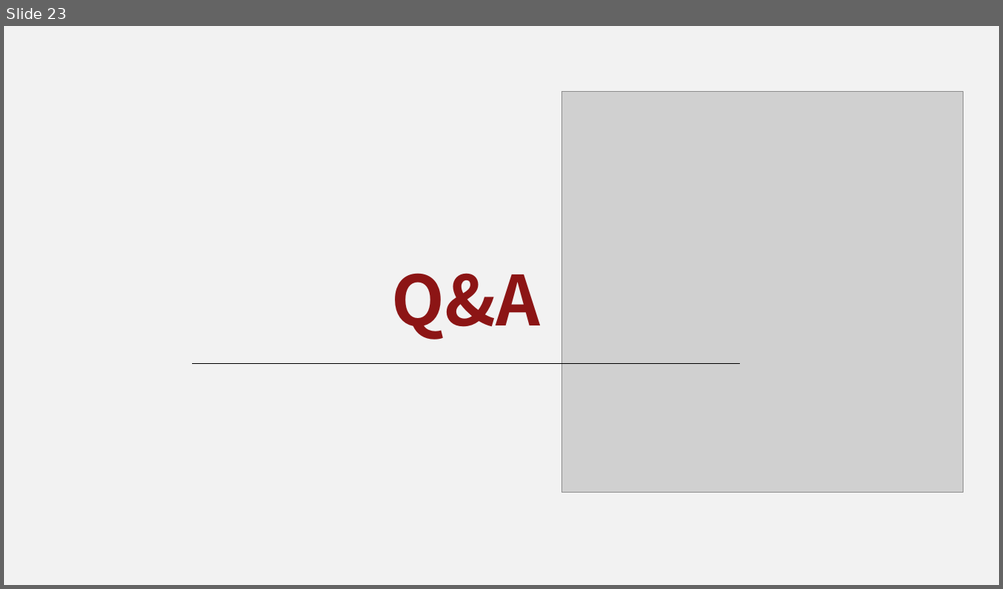
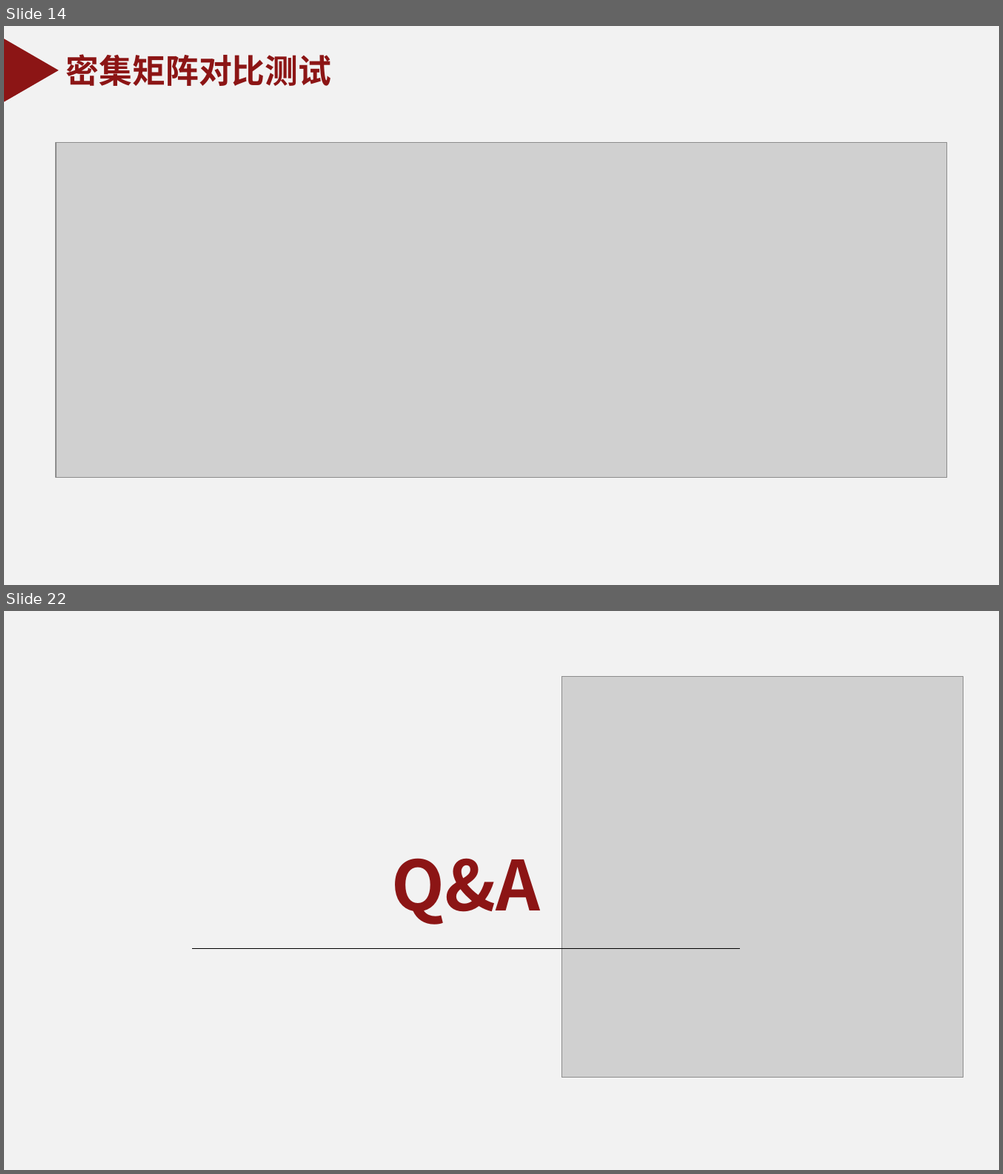
Before and after one commit to YangFan0918/assignment-submission-template, a slide deck: 汇报ppt.pptx. Shown one above the other, each under a label of ours: slide 23 before the commit, slides 14 and 22 after it; the slides between them are not shown. The pictures are 1003x589 and 1003x1174 pixels, drawn with LibreOffice and Linux fonts; fonts in the diff are those of the drawing; grey boxes stand for pictures; background and template pictures are left out. Boxes give left, top, right and bottom in pixels: in the first picture for what was removed or moved away, otherwise in the second. Text is boxed around its words. In the diff, an @@ line names an element or a change of style, - is before the commit and + after.

```diff
--- a/汇报ppt.pptx
+++ b/汇报ppt.pptx
@@ slide 14 added at (4, 26, 999, 585), background #F2F2F2 @@
@@ triangle added at (4, 39, 59, 102), fill #8C1515 @@
@@ text added at (66, 54, 332, 86), 32 pt, text #8C1515, bold @@
+密集矩阵对比测试
@@ picture added at (56, 142, 946, 478) @@
@@ what was slide 23 is now slide 22 @@
```
Also in this commit, not shown: 7 slides changed, 11 other slides added, 13 slides removed, 3 other files.
